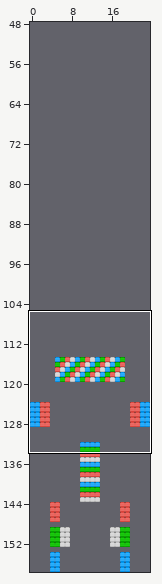
An edit to a level. Tiled map, sss/Resources.src/stage.tmx. The picture above shows the old version from afar; the outline marks the close-up.
Close-up. Before the edit:
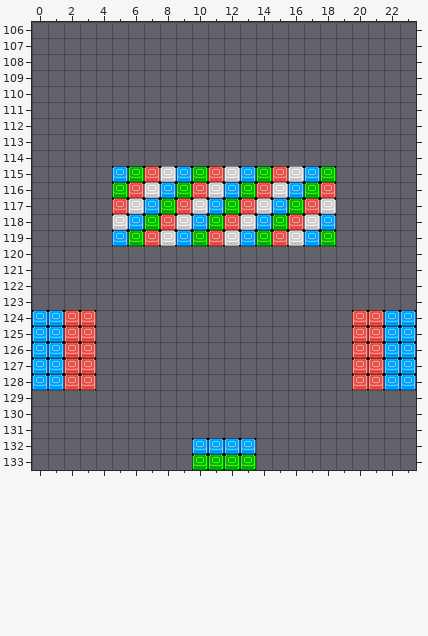
Cells are 16x16 px. Shown: x 0..23, y 106..133. The commit also changed other parts of the map, which this record leaves out. The old version is drawn lined up with the new one.
And afterwards:
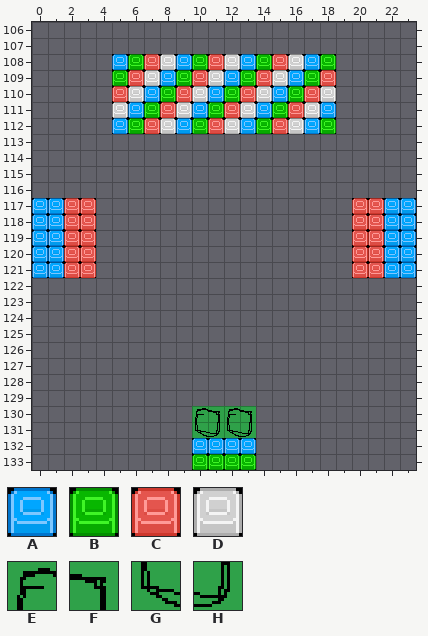
Key: from "main": A 33 "1", B 34 "1", C 35 "1", D 36 "1", E 50 "20", F 51 "21", G 66 "18", H 67 "19".
_ is an empty cell.
The edit:
map size 24x100 -> 24x180 cells (old content now starts at 0,69; both pictures use the new coordinates)
Layer "タイル・レイヤー1":
y 108: x 5..18 ______________ -> ABCDABCDABCDAB
y 109: x 5..18 ______________ -> BCDABCDABCDABC
y 110: x 5..18 ______________ -> CDABCDABCDABCD
y 111: x 5..18 ______________ -> DABCDABCDABCDA
y 112: x 5..18 ______________ -> ABCDABCDABCDAB
y 115: x 5..18 ABCDABCDABCDAB -> ______________
y 116: x 5..18 BCDABCDABCDABC -> ______________
y 117: x 0..3 ____ -> AACC; x 5..18 CDABCDABCDABCD -> ______________; x 20..23 ____ -> CCAA
y 118: x 0..3 ____ -> AACC; x 5..18 DABCDABCDABCDA -> ______________; x 20..23 ____ -> CCAA
y 119: x 0..3 ____ -> AACC; x 5..18 ABCDABCDABCDAB -> ______________; x 20..23 ____ -> CCAA
y 120..121: x 0..3 ____ -> AACC; x 20..23 ____ -> CCAA
y 124..128: x 0..3 AACC -> ____; x 20..23 CCAA -> ____
y 130: x 10..13 ____ -> EFEF
y 131: x 10..13 ____ -> GHGH
Pixel boxes of the changes (left, top, right, bottom) in both close-ups:
added: (112, 54, 336, 134)
removed: (112, 166, 336, 246)
added: (32, 198, 96, 278)
added: (352, 198, 416, 278)
removed: (32, 310, 96, 390)
removed: (352, 310, 416, 390)
added: (192, 406, 256, 438)
